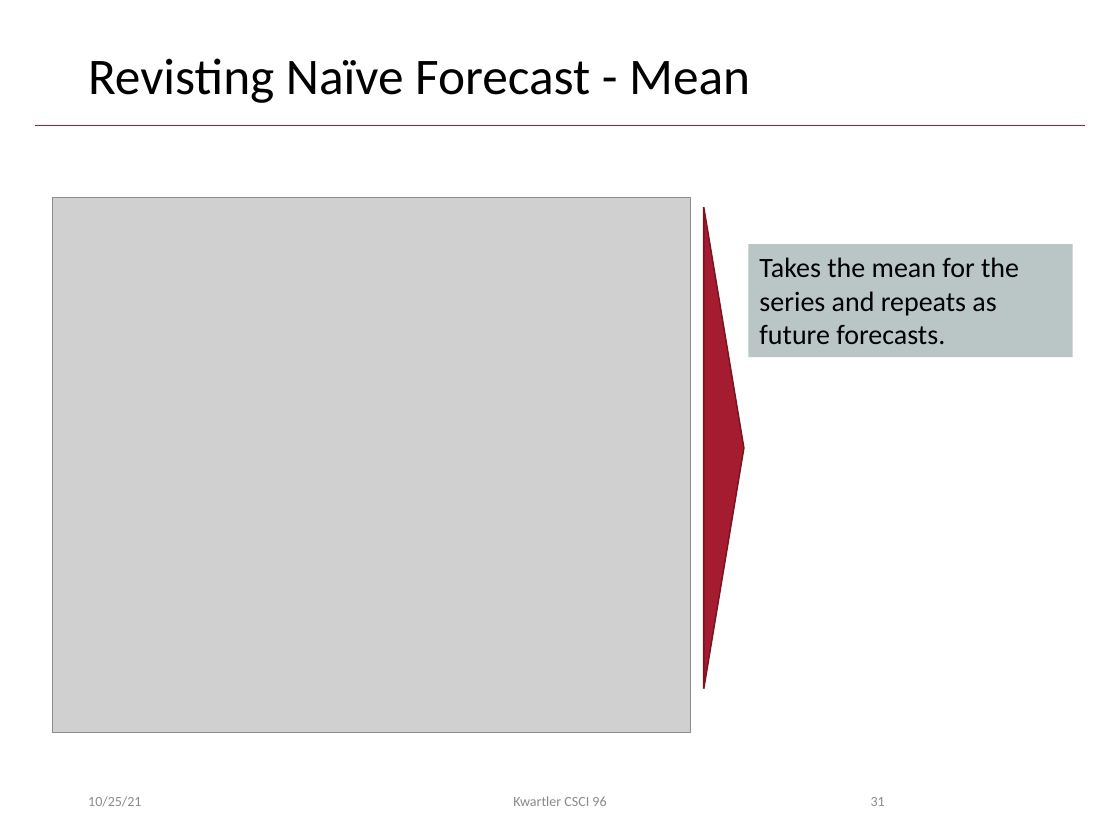
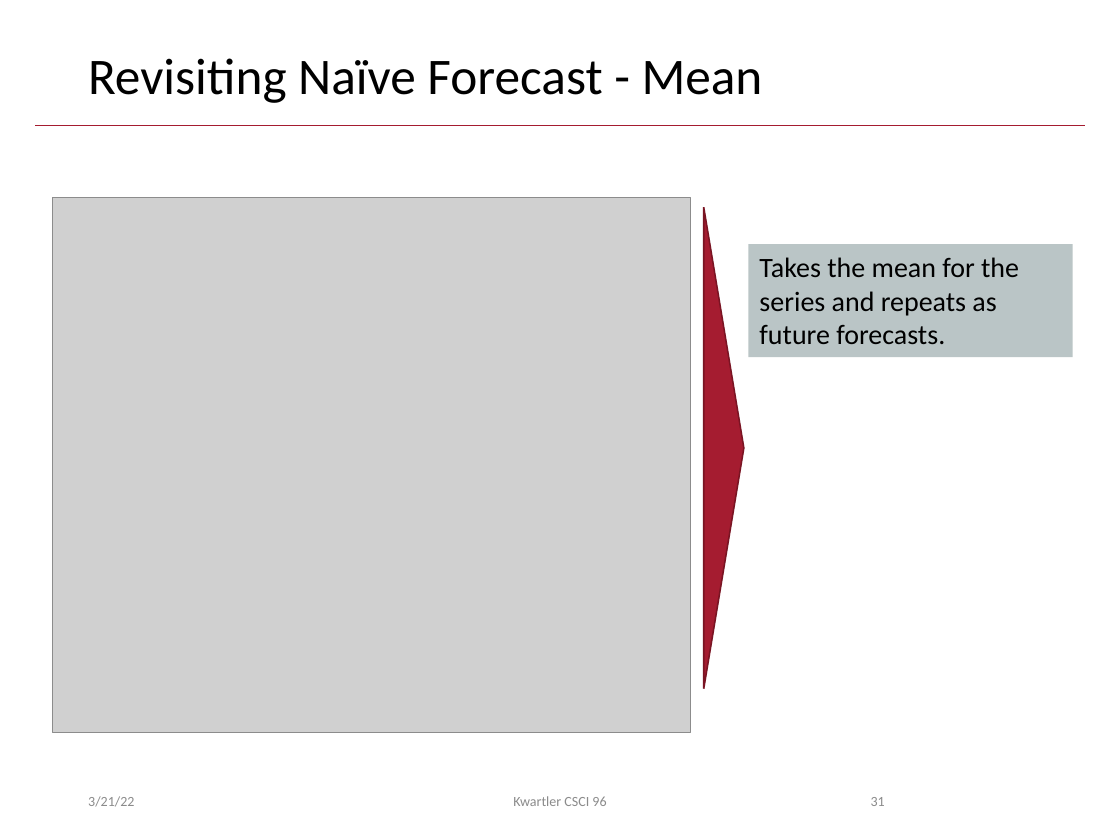
Before and after one commit to kwartler/Harvard_DataMining_Business_Student, a slide deck: slide 31 of Lessons/G_RF_TimeSeries/TimeSeries.pptx. Drawn at 1120x840 pixels with LibreOffice and Linux fonts; fonts in the diff are those of the drawing; grey boxes stand for pictures; background and template pictures are left out. Boxes give left, top, right and bottom in pixels: in the first picture for what was removed or moved away, otherwise in the second. Text is boxed around its words. In the diff, an @@ line names an element or a change of style, - is before the commit and + after.

Commit message:
add small changes and include HW forecast in appendix

```diff
--- a/Lessons/G_RF_TimeSeries/TimeSeries.pptx
+++ b/Lessons/G_RF_TimeSeries/TimeSeries.pptx
@@ title at (x1=88, y1=58, x2=763, y2=103): text changed @@
-Revisting Naïve Forecast - Mean
+Revisiting Naïve Forecast - Mean
@@ text at (x1=88, y1=796, x2=134, y2=807): text changed @@
-10/25/21
+3/21/22
```
Also in this commit, not shown: 51 other slides changed, 6 other files.
